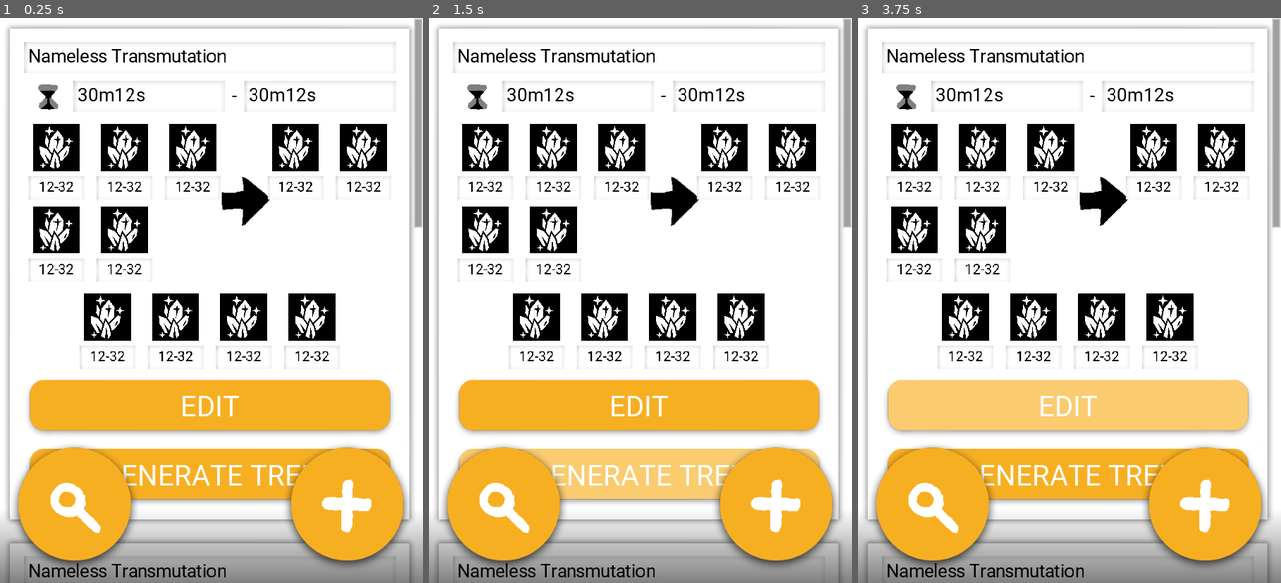
Above: before the commit, frames 1-3 (left to right).
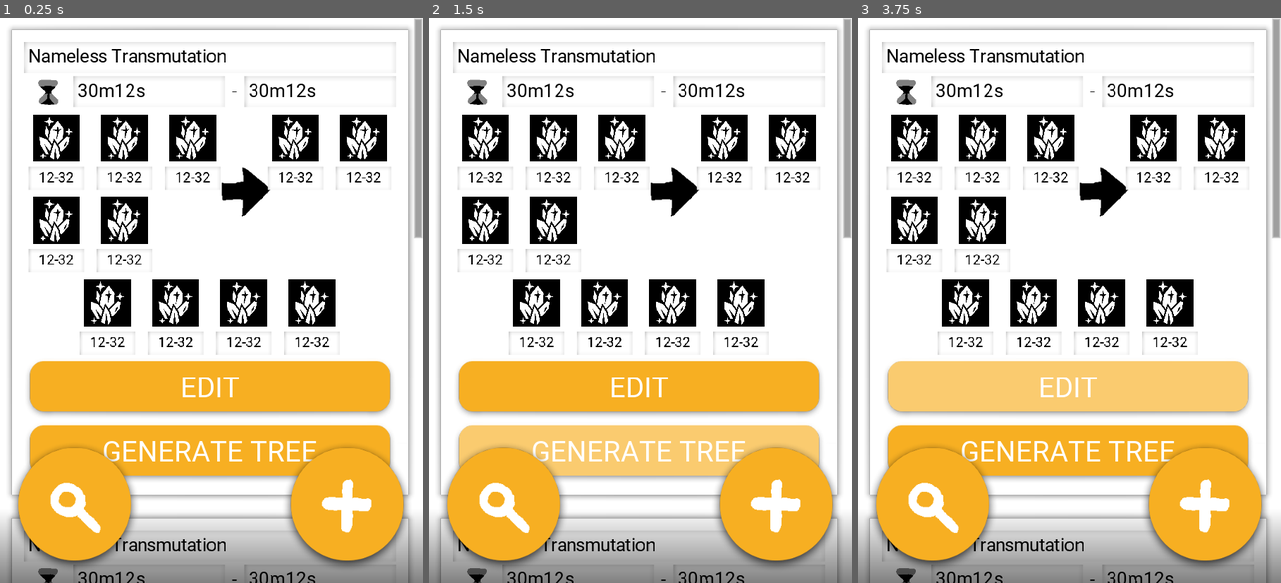
Above: after the commit, the same moments.

Repository: don-tnowe/craftcrafter
Game: Godot game, scene res://layout/screens/transmutation_list.tscn
Same seed, same stepped clock (60 frames per second), same inputs: the game is played once before the commit and once after it. This scene is started directly instead of the project's main scene.
Inputs (mouse positions are in pixels of both pictures, inside the frame that each line leads up to):
- Up to frame 1 (0.25 s): no input
- Up to frame 2 (1.5 s): click "EDIT" at 0.5 s; click "GENERATE TREE" at 1.25 s
- Up to frame 3 (3.75 s): click (1204, 509) at 2 s; click (934, 509) at 2.75 s; click "EDIT" at 3.5 s

The runs differ from the first frame. In frame 1, 23% of the frame differs, in the area x 1-100%, y 1-100%; in frame 2, 24%; in frame 3, 24%.

Commit message:
Transmutation list style fixes

Diff:
--- /dev/null
+++ b/layout/elements/entity_icon.tscn
@@ -0,0 +1,17 @@
+[gd_scene load_steps=2 format=2]
+
+[ext_resource path="res://builtin_content/icons/minerals.svg" type="Texture" id=1]
+
+[node name="icon" type="TextureRect"]
+margin_right = 80.0
+margin_bottom = 80.0
+texture = ExtResource( 1 )
+expand = true
+stretch_mode = 1
+
+[node name="bg" type="ColorRect" parent="."]
+show_behind_parent = true
+anchor_right = 1.0
+anchor_bottom = 1.0
+mouse_filter = 1
+color = Color( 0, 0, 0, 1 )
--- a/layout/elements/transmutation-icon.tscn
+++ b/layout/elements/transmutation-icon.tscn
@@ -1,6 +1,6 @@
 [gd_scene load_steps=2 format=2]
 
-[ext_resource path="res://builtin_content/icons/minerals.svg" type="Texture" id=1]
+[ext_resource path="res://layout/elements/entity_icon.tscn" type="PackedScene" id=1]
 
 [node name="entity" type="Control"]
 margin_right = 112.0
@@ -8,22 +8,11 @@
 rect_min_size = Vector2( 112, 136 )
 mouse_filter = 1
 
-[node name="fg" type="TextureRect" parent="."]
-anchor_right = 1.0
+[node name="icon" parent="." instance=ExtResource( 1 )]
 margin_left = 16.0
 margin_top = 8.0
-margin_right = -16.0
+margin_right = 96.0
 margin_bottom = 88.0
-texture = ExtResource( 1 )
-expand = true
-stretch_mode = 1
-
-[node name="bg" type="ColorRect" parent="fg"]
-show_behind_parent = true
-anchor_right = 1.0
-anchor_bottom = 1.0
-mouse_filter = 1
-color = Color( 0, 0, 0, 1 )
 
 [node name="line_edit" type="LineEdit" parent="."]
 anchor_top = 1.0
--- a/layout/elements/transmutation_list_item.tscn
+++ b/layout/elements/transmutation_list_item.tscn
@@ -39,7 +39,6 @@
 margin_top = 20.0
 margin_right = 656.0
 margin_bottom = 772.0
-custom_constants/separation = 12
 __meta__ = {
 "_edit_lock_": true
 }
@@ -87,8 +86,8 @@
 }
 
 [node name="min" type="LineEdit" parent="margin_container/v_box_container/time_spent"]
-margin_left = 84.0
-margin_right = 343.0
+margin_left = 92.0
+margin_right = 339.0
 margin_bottom = 54.0
 mouse_filter = 1
 size_flags_horizontal = 3
@@ -101,9 +100,9 @@
 }
 
 [node name="label" type="Label" parent="margin_container/v_box_container/time_spent"]
-margin_left = 347.0
+margin_left = 351.0
 margin_top = 8.0
-margin_right = 372.0
+margin_right = 376.0
 margin_bottom = 46.0
 mouse_filter = 1
 text = " - "
@@ -112,7 +111,7 @@
 }
 
 [node name="max" type="LineEdit" parent="margin_container/v_box_container/time_spent"]
-margin_left = 376.0
+margin_left = 388.0
 margin_right = 636.0
 margin_bottom = 54.0
 mouse_filter = 1
@@ -163,8 +162,8 @@
 
 [node name="arrow" type="TextureRect" parent="margin_container/v_box_container/reagents"]
 self_modulate = Color( 0, 0, 0, 1 )
-margin_left = 348.0
-margin_right = 404.0
+margin_left = 356.0
+margin_right = 396.0
 margin_bottom = 276.0
 size_flags_horizontal = 3
 texture = ExtResource( 2 )
@@ -199,8 +198,8 @@
 }
 
 [node name="h_box_container" type="HBoxContainer" parent="margin_container/v_box_container/catalysts"]
-margin_left = 88.0
-margin_right = 548.0
+margin_left = 76.0
+margin_right = 560.0
 margin_bottom = 136.0
 __meta__ = {
 "_edit_lock_": true
@@ -209,16 +208,16 @@
 [node name="entity2" parent="margin_container/v_box_container/catalysts/h_box_container" instance=ExtResource( 1 )]
 
 [node name="entity3" parent="margin_container/v_box_container/catalysts/h_box_container" instance=ExtResource( 1 )]
-margin_left = 116.0
-margin_right = 228.0
+margin_left = 124.0
+margin_right = 236.0
 
 [node name="entity4" parent="margin_container/v_box_container/catalysts/h_box_container" instance=ExtResource( 1 )]
-margin_left = 232.0
-margin_right = 344.0
+margin_left = 248.0
+margin_right = 360.0
 
 [node name="entity5" parent="margin_container/v_box_container/catalysts/h_box_container" instance=ExtResource( 1 )]
-margin_left = 348.0
-margin_right = 460.0
+margin_left = 372.0
+margin_right = 484.0
 
 [node name="button_edit" type="Button" parent="margin_container/v_box_container"]
 margin_top = 568.0
--- a/layout/screens/transmutation_list.tscn
+++ b/layout/screens/transmutation_list.tscn
@@ -1,14 +1,16 @@
-[gd_scene load_steps=6 format=2]
+[gd_scene load_steps=7 format=2]
 
 [ext_resource path="res://layout/elements/transmutation_list_item.tscn" type="PackedScene" id=1]
 [ext_resource path="res://styles/themes/stylebox_float_button.tres" type="StyleBox" id=2]
 [ext_resource path="res://styles/icons/add.tres" type="Texture" id=3]
 [ext_resource path="res://styles/icons/search.tres" type="Texture" id=4]
 [ext_resource path="res://styles/elements/shadow_gradient.tres" type="Texture" id=5]
+[ext_resource path="res://styles/themes/default_theme.tres" type="Theme" id=6]
 
 [node name="screen" type="Control"]
 anchor_right = 1.0
 anchor_bottom = 1.0
+theme = ExtResource( 6 )
 
 [node name="scroll_container" type="ScrollContainer" parent="."]
 anchor_right = 1.0
@@ -22,7 +24,8 @@
 
 [node name="v_box_container" type="VBoxContainer" parent="scroll_container"]
 margin_right = 715.0
-margin_bottom = 2504.0
+margin_bottom = 2610.0
+custom_constants/separation = 0
 __meta__ = {
 "_edit_lock_": true
 }
@@ -30,18 +33,19 @@
 [node name="margin_container" parent="scroll_container/v_box_container" instance=ExtResource( 1 )]
 margin_left = 0.0
 margin_right = 715.65
+margin_bottom = 870.0
 
 [node name="margin_container2" parent="scroll_container/v_box_container" instance=ExtResource( 1 )]
 margin_left = 0.0
-margin_top = 836.0
+margin_top = 870.0
 margin_right = 715.65
-margin_bottom = 1668.0
+margin_bottom = 1740.0
 
 [node name="margin_container3" parent="scroll_container/v_box_container" instance=ExtResource( 1 )]
 margin_left = 0.0
-margin_top = 1672.0
+margin_top = 1740.0
 margin_right = 715.65
-margin_bottom = 2504.0
+margin_bottom = 2610.0
 
 [node name="shadow" type="TextureRect" parent="."]
 anchor_top = 1.0
--- /dev/null
+++ b/styles/icons/remove.tres
@@ -0,0 +1,8 @@
+[gd_resource type="AtlasTexture" load_steps=2 format=2]
+
+[ext_resource path="res://styles/icons/icon-atlas.png" type="Texture" id=1]
+
+[resource]
+flags = 4
+atlas = ExtResource( 1 )
+region = Rect2( 128, 0, 128, 128 )
--- a/styles/themes/default_theme.tres
+++ b/styles/themes/default_theme.tres
@@ -102,6 +102,7 @@
 Button/styles/hover = SubResource( 16 )
 Button/styles/normal = SubResource( 26 )
 Button/styles/pressed = SubResource( 24 )
+HBoxContainer/constants/separation = 4
 HScrollBar/styles/grabber = SubResource( 25 )
 HScrollBar/styles/grabber_highlight = SubResource( 25 )
 HScrollBar/styles/grabber_pressed = SubResource( 25 )
@@ -127,6 +128,7 @@
 ToolButton/colors/font_color_disabled = Color( 1, 1, 1, 0.247059 )
 ToolButton/colors/font_color_pressed = Color( 1, 1, 1, 0.74902 )
 ToolButton/styles/normal = SubResource( 18 )
+VBoxContainer/constants/separation = 4
 VScrollBar/styles/grabber = SubResource( 3 )
 VScrollBar/styles/grabber_highlight = SubResource( 3 )
 VScrollBar/styles/grabber_pressed = SubResource( 3 )
--- a/styles/themes/stylebox_panel.tres
+++ b/styles/themes/stylebox_panel.tres
@@ -8,12 +8,12 @@
 content_margin_top = 0.0
 content_margin_bottom = 0.0
 texture = ExtResource( 1 )
-region_rect = Rect2( 410, 2, 58, 60 )
-margin_left = 26.0
-margin_right = 26.0
-margin_top = 26.0
-margin_bottom = 26.0
-expand_margin_left = 24.0
-expand_margin_right = 24.0
-expand_margin_top = 24.0
-expand_margin_bottom = 24.0
+region_rect = Rect2( 410, 2, 56, 60 )
+margin_left = 22.0
+margin_right = 22.0
+margin_top = 24.0
+margin_bottom = 24.0
+expand_margin_left = 20.0
+expand_margin_right = 20.0
+expand_margin_top = 22.0
+expand_margin_bottom = 22.0
